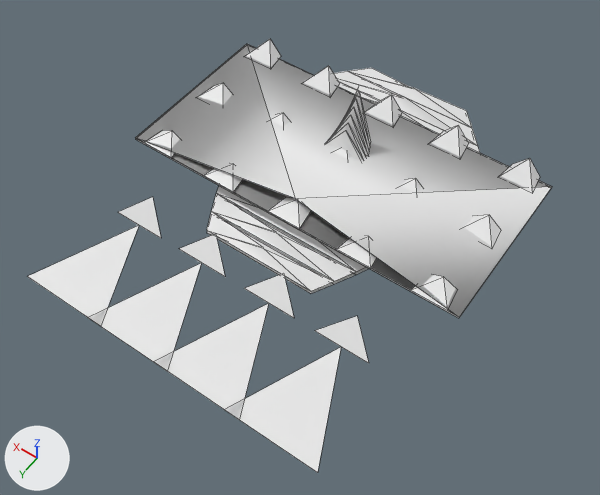
What one commit did to the OBJ model GameData/Meshes/Designs/solari/solari_carrier_mk3_44.obj.
Before and after are seen from a 50 mm lens placed at (-7.36, 11.88, 15.01), pointed at (-0.41, 2.15, -0.27). Arrows for +X, +Y and +Z are at lower left; the lights stay in place. The older version comes first. Mesh edges are drawn as thin lines. Where no turn or scale is listed for an object, it has been applied to the vertices. Vertices at exactly the same position are counted once.

Names of what the first picture shows: 'solari_carrier_mk3_44'.
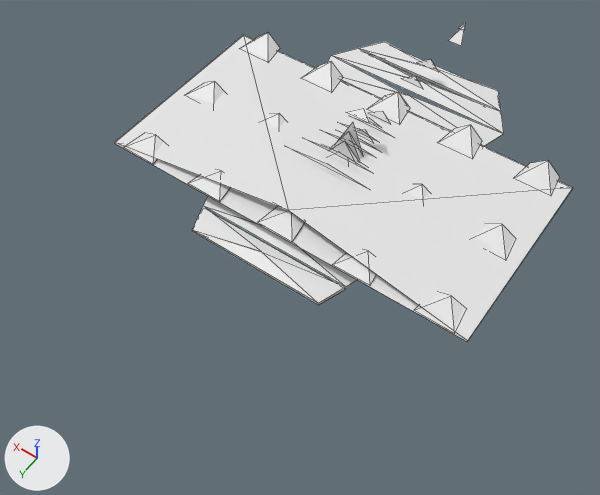
Where the change shows, as pixel boxes (x1, y1, x2, y2) in the pictures (600 x 495 px; the box of a moved part takes in the faces that stretch with it):
'solari_carrier_mk3_44', reshaped (13% narrower, 26% shorter): before (27, 39, 552, 473); after (115, 22, 572, 341)
part 1 of me_solari_carrier_mk3_44, moved or reshaped: before (411, 275, 456, 311); after (414, 293, 464, 333)
part 2 of me_solari_carrier_mk3_44, moved or reshaped: before (337, 236, 377, 268); after (332, 250, 377, 286)
part 3 of me_solari_carrier_mk3_44, moved or reshaped: before (268, 197, 311, 229); after (257, 206, 305, 242)
part 4 of me_solari_carrier_mk3_44, moved or reshaped: before (203, 163, 243, 192); after (188, 170, 230, 201)
part 5 of me_solari_carrier_mk3_44, moved or reshaped: before (143, 130, 180, 158); after (124, 133, 164, 164)
part 6 of me_solari_carrier_mk3_44, moved or reshaped: before (464, 215, 500, 246); after (475, 223, 515, 258)
part 7 of me_solari_carrier_mk3_44, moved or reshaped (mostly hidden): before (401, 178, 422, 194); after (406, 184, 429, 201)
part 8 of me_solari_carrier_mk3_44, moved or reshaped (mostly hidden): before (333, 148, 350, 159); after (332, 153, 349, 163)
part 9 of me_solari_carrier_mk3_44, moved or reshaped (mostly hidden): before (270, 113, 290, 127); after (264, 113, 286, 128)
part 10 of me_solari_carrier_mk3_44, moved or reshaped: before (198, 83, 232, 105); after (187, 81, 225, 104)
part 11 of me_solari_carrier_mk3_44, moved or reshaped: before (500, 158, 540, 192); after (516, 160, 560, 194)
part 12 of me_solari_carrier_mk3_44, moved or reshaped: before (430, 125, 469, 157); after (440, 125, 482, 157)
part 13 of me_solari_carrier_mk3_44, moved or reshaped: before (365, 95, 402, 125); after (370, 92, 410, 122)
part 14 of me_solari_carrier_mk3_44, moved or reshaped: before (303, 66, 340, 95); after (304, 61, 343, 90)
part 15 of me_solari_carrier_mk3_44, moved or reshaped: before (245, 39, 281, 67); after (242, 33, 280, 60)
part 16 of me_solari_carrier_mk3_44, rebuilt (14% wider, 17% taller): before (207, 68, 480, 291); after (192, 42, 504, 303)
part 17 of me_solari_carrier_mk3_44, rebuilt (10% wider, 12% taller): before (135, 44, 552, 318); after (115, 35, 572, 341)
part 18 of me_solari_carrier_mk3_44, deleted: before (27, 197, 369, 473)
part 19 of me_solari_carrier_mk3_44, reshaped: before (207, 76, 454, 293); after (115, 22, 571, 341)

The change, as a list of edits to the scene's bpy script:
```text
Change me_solari_carrier_mk3_44:
    remove me_solari_carrier_mk3_44.from_pydata(...)  # 236 vertices, 162 faces; spans x -4.52..4.52, y -3.82..6.53, z 0.0..2.41
    add me_solari_carrier_mk3_44.from_pydata(...)  # 429 vertices, 247 faces; spans x -4.92..4.92, y -6.28..3.4, z 0.0..1.48
    me_solari_carrier_mk3_44 part 1: the loose piece of 5 vertices spanning x -4.25..-3.34, y 1.65..2.24, z 0.53..0.71 is scaled about the mesh origin by (1.09, 1.15, 0.82)
    me_solari_carrier_mk3_44 part 2: the loose piece of 5 vertices spanning x -2.35..-1.45, y 1.65..2.24, z 0.53..0.71 is scaled about the mesh origin by (1.09, 1.15, 0.82)
    me_solari_carrier_mk3_44 part 3: the loose piece of 5 vertices spanning x -0.45..0.45, y 1.65..2.24, z 0.53..0.71 is scaled about the mesh origin by (1.09, 1.15, 0.82)
    me_solari_carrier_mk3_44 part 4: the loose piece of 5 vertices spanning x 1.45..2.35, y 1.65..2.24, z 0.53..0.71 is scaled about the mesh origin by (1.09, 1.15, 0.82)
    me_solari_carrier_mk3_44 part 5: the loose piece of 5 vertices spanning x 3.34..4.25, y 1.65..2.24, z 0.53..0.71 is scaled about the mesh origin by (1.09, 1.15, 0.82)
    me_solari_carrier_mk3_44 part 6: the loose piece of 5 vertices spanning x -4.25..-3.34, y -0.35..0.24, z 0.53..0.83 is scaled about the mesh origin by (1.09, 1.15, 0.82)
    me_solari_carrier_mk3_44 part 7: the loose piece of 5 vertices spanning x -2.35..-1.45, y -0.35..0.24, z 0.53..0.83 is scaled about the mesh origin by (1.09, 1.15, 0.82)
    me_solari_carrier_mk3_44 part 8: the loose piece of 5 vertices spanning x -0.45..0.45, y -0.35..0.24, z 0.53..0.83 is scaled about the mesh origin by (1.09, 1.15, 0.82)
    me_solari_carrier_mk3_44 part 9: the loose piece of 5 vertices spanning x 1.45..2.35, y -0.35..0.24, z 0.53..0.83 is scaled about the mesh origin by (1.09, 1.15, 0.82)
    me_solari_carrier_mk3_44 part 10: the loose piece of 5 vertices spanning x 3.34..4.25, y -0.35..0.24, z 0.53..0.83 is scaled about the mesh origin by (1.09, 1.15, 0.82)
    me_solari_carrier_mk3_44 part 11: the loose piece of 5 vertices spanning x -4.25..-3.34, y -2.35..-1.77, z 0.53..0.95 is scaled about the mesh origin by (1.09, 1.15, 0.82)
    me_solari_carrier_mk3_44 part 12: the loose piece of 5 vertices spanning x -2.35..-1.45, y -2.35..-1.77, z 0.53..0.95 is scaled about the mesh origin by (1.09, 1.15, 0.82)
    me_solari_carrier_mk3_44 part 13: the loose piece of 5 vertices spanning x -0.45..0.45, y -2.35..-1.77, z 0.53..0.95 is scaled about the mesh origin by (1.09, 1.15, 0.82)
    me_solari_carrier_mk3_44 part 14: the loose piece of 5 vertices spanning x 1.45..2.35, y -2.35..-1.77, z 0.53..0.95 is scaled about the mesh origin by (1.09, 1.15, 0.82)
    me_solari_carrier_mk3_44 part 15: the loose piece of 5 vertices spanning x 3.34..4.25, y -2.35..-1.77, z 0.53..0.95 is scaled about the mesh origin by (1.09, 1.15, 0.82)
    me_solari_carrier_mk3_44 part 16: the loose piece of 58 vertices spanning x -2.75..2.75, y -3.82..3.24, z 0.09..0.47 is rebuilt with 50 vertices and now spans x -2.73..2.73, y -5.03..3.4, z 0.07..0.35
    me_solari_carrier_mk3_44 part 17: the loose piece of 9 vertices spanning x -4.52..4.52, y -2.24..2.24, z 0.48..0.82 is rebuilt with 5 vertices and now spans x -4.92..4.92, y -2.58..2.58, z 0.43..0.67
    me_solari_carrier_mk3_44 part 18: 8 loose pieces with 24 vertices, spanning x -3.94..3.94, y 3.49..6.53, z 0.0..0.62, are deleted
    me_solari_carrier_mk3_44 part 19: 56 vertices removed from x -2.75..2.75, y -3.82..3.24, z 0.0..2.41; 245 vertices added at x -4.92..4.92, y -6.28..3.4, z 0.0..1.48
    other edits to the shape of me_solari_carrier_mk3_44 do not show in these pictures
```
